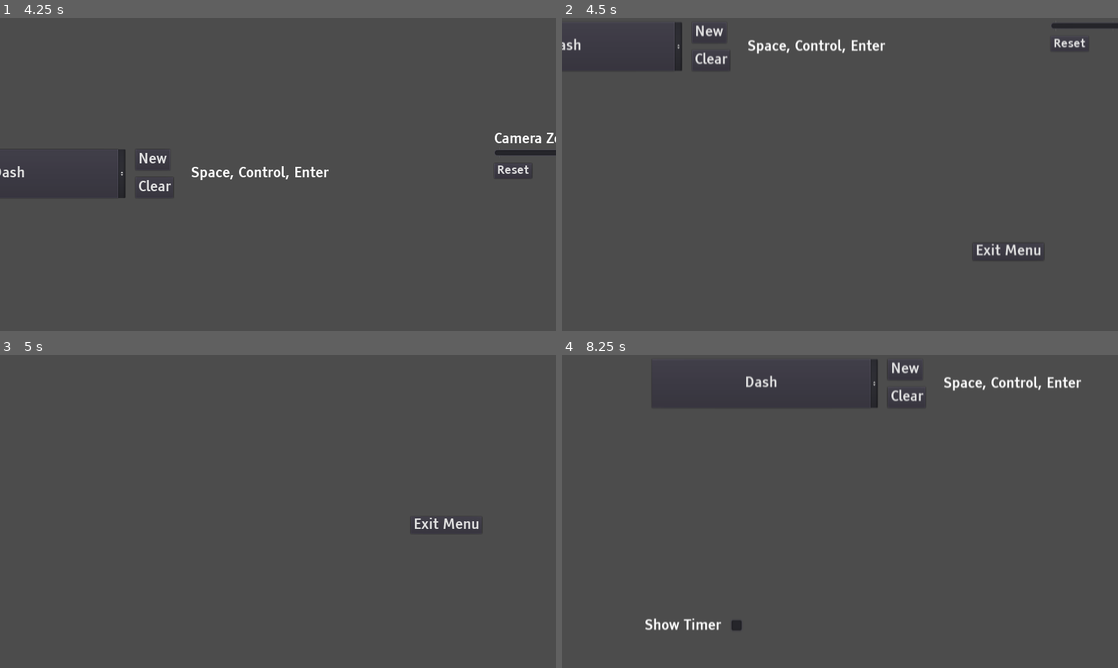
Above: before the commit, frames 1-4 (two rows, left to right).
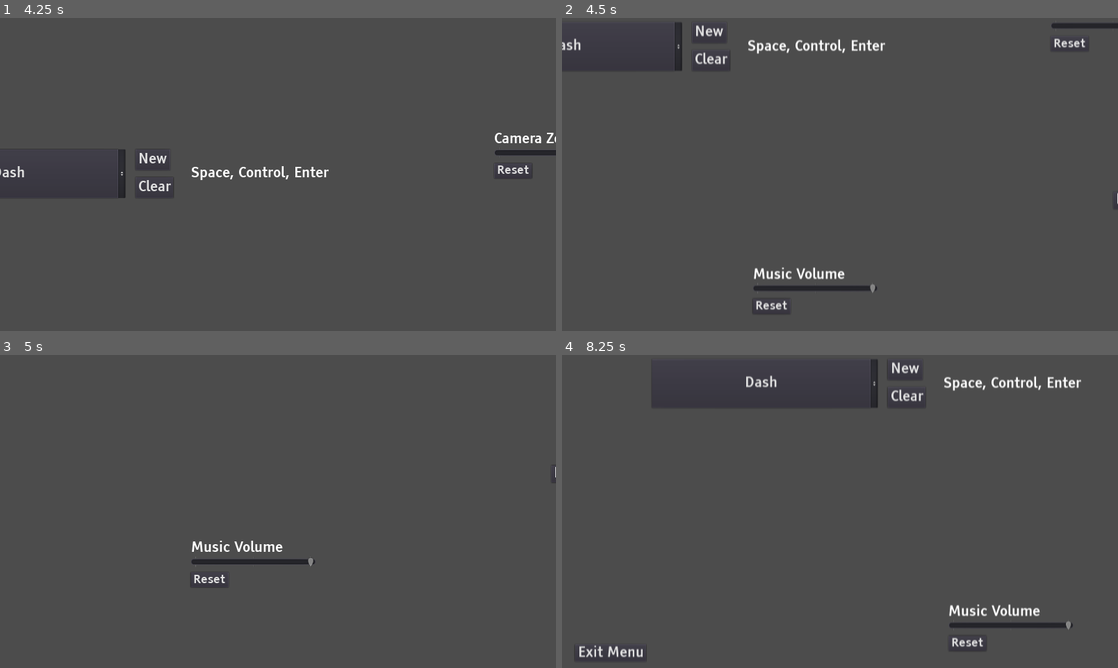
Above: after the commit, the same moments.

Repository: mOtHNOg/GWJ37---Inside-the-machine
Game: Godot game, scene res://scenes/World.tscn
Two runs of this game, one before a commit and one after it. Both use one fixed random seed, a clock stepped at 60 frames per second and the inputs below.
Inputs:
- Up to frame 1 (4.25 s): click "New" at 0.5 s; click "New" at 1.25 s; click "Dash" at 2 s; click "Clear" at 2.75 s; tap Enter at 3.5 s; hold D (Right) from 3.53 s (still down); tap Space (Dash) at 3.6 s
- Up to frame 2 (4.5 s): release D (Right) at 4.28 s; hold S (Down) from 4.28 s (still down); tap Space (Dash) at 4.35 s
- Up to frame 3 (5 s): keep holding S (Down)
- Up to frame 4 (8.25 s): release S (Down) at 5.03 s; hold D (Right) 5.03-5.78 s; tap Space (Dash) every 0.75 s from 5.1 to 8.1 s; hold W (Up) 5.78-6.53 s; hold A (Left) 6.53-8.03 s; hold S (Down) from 8.03 s (still down)

Frame 1 is identical in both runs. In frame 2, 1.0% of the frame differs, in the area x 34-100%, y 55-95%; in frame 3, 0.9%; in frame 4, 1.3%, in the area x 2-92%, y 79-97%.

Commit message:
blooom slider (also goodbye art)

Diff:
--- a/default_env.tres
+++ b/default_env.tres
@@ -12,10 +12,7 @@
 background_mode = 4
 background_sky = SubResource( 3 )
 glow_enabled = true
-glow_intensity = 3.02
-glow_strength = 0.98
-glow_bloom = 0.5
-adjustment_enabled = true
+glow_blend_mode = 0
 adjustment_contrast = 2.07
 adjustment_saturation = 0.55
 adjustment_color_correction = SubResource( 2 )
--- a/scenes/WinScreen.gd
+++ b/scenes/WinScreen.gd
@@ -11,6 +11,10 @@
 var restart_click_count: int = 0
 const MAX_RESTART_CLICK_COUNT = 10
 
+var bloom_on_finish = Settings.bloom_amount
+const UNBLOOM_SPEED = 1.0
+var env: Environment = load("res://default_env.tres")
+
 func _ready():
 	labels.time.text %= str(stepify(Global.time / 60, 0.1))
 	labels.interactions.text %= str(Global.interactions, " / ", Global.total_interactions)
@@ -20,6 +24,10 @@
 	else:
 		labels.score.text %= "0"
 
+	Settings.apply_bloom = false
+
+func _process(delta):
+	env.glow_bloom = lerp(env.glow_bloom, bloom_on_finish * 0.5, UNBLOOM_SPEED * delta)
 
 func _on_RestartButton_pressed():
 #	get_tree().change_scene("res://scenes/World.tscn")
--- a/scenes/WinScreen.tscn
+++ b/scenes/WinScreen.tscn
@@ -1,8 +1,9 @@
-[gd_scene load_steps=7 format=2]
+[gd_scene load_steps=8 format=2]
 
 [ext_resource path="res://assets/font/TiresiasInfofont-OVA33.ttf" type="DynamicFontData" id=1]
 [ext_resource path="res://assets/font/default_font.tres" type="DynamicFont" id=2]
 [ext_resource path="res://scenes/WinScreen.gd" type="Script" id=3]
+[ext_resource path="res://default_env.tres" type="Environment" id=4]
 
 [sub_resource type="DynamicFont" id=1]
 size = 56
@@ -96,5 +97,8 @@
 custom_fonts/font = ExtResource( 2 )
 text = "there is no restart button sorry :s"
 
+[node name="WorldEnvironment" type="WorldEnvironment" parent="."]
+environment = ExtResource( 4 )
+
 [connection signal="tree_entered" from="." to="." method="_on_WinScreen_tree_entered"]
 [connection signal="pressed" from="VBoxContainer/CenterContainer/Restart" to="." method="_on_RestartButton_pressed"]
--- a/scenes/World.tscn
+++ b/scenes/World.tscn
@@ -9,6 +9,7 @@
 [ext_resource path="res://scenes/ui/MyButton.tscn" type="PackedScene" id=7]
 [ext_resource path="res://assets/font/default_font_medium.tres" type="DynamicFont" id=8]
 [ext_resource path="res://assets/font/TiresiasInfofont-OVA33.ttf" type="DynamicFontData" id=9]
+[ext_resource path="res://default_env.tres" type="Environment" id=10]
 
 [sub_resource type="DynamicFont" id=1]
 size = 48
@@ -86,34 +87,45 @@
 setting = "cam_speed_multiplier"
 
 [node name="CamZoom" parent="Sliders" instance=ExtResource( 4 )]
-anchor_left = 34.85
-anchor_top = 20.2
-anchor_right = 35.0781
-anchor_bottom = 20.2944
+anchor_left = 42.95
+anchor_top = 17.25
+anchor_right = 43.1781
+anchor_bottom = 17.3444
 label_text = "Camera Zoom"
 setting = "cam_zoom_multiplier"
 custom_min_value = 0.1
 custom_max_value = 1.4
 
 [node name="SFXVolume" parent="Sliders" instance=ExtResource( 4 )]
-anchor_left = -10.8
-anchor_top = -10.45
-anchor_right = -10.5719
-anchor_bottom = -10.3556
+anchor_left = -6.35
+anchor_top = -11.35
+anchor_right = -6.12187
+anchor_bottom = -11.2556
 label_text = "SFX Volume"
 setting = "sfx_volume"
 custom_min_value = 0.0
 custom_max_value = 1.0
 
 [node name="MusicVolume" parent="Sliders" instance=ExtResource( 4 )]
-anchor_left = 5.6
-anchor_top = 22.4
-anchor_right = 5.82813
-anchor_bottom = 22.4944
+anchor_left = 0.7
+anchor_top = 23.9
+anchor_right = 0.92813
+anchor_bottom = 23.9944
 label_text = "Music Volume"
 setting = "music_volume"
 custom_min_value = 0.0
 custom_max_value = 1.0
+
+[node name="Bloom" parent="Sliders" instance=ExtResource( 4 )]
+anchor_left = 22.2
+anchor_top = 21.6
+anchor_right = 22.4281
+anchor_bottom = 21.6944
+label_text = "Bloom Amount"
+setting = "bloom_amount"
+custom_min_value = 0.0
+custom_max_value = 1.0
+default_value = 0.0
 
 [node name="Buttons" type="Control" parent="."]
 margin_right = 122.0
@@ -170,4 +182,7 @@
 "_edit_use_anchors_": false
 }
 
+[node name="WorldEnvironment" type="WorldEnvironment" parent="."]
+environment = ExtResource( 10 )
+
 [connection signal="tree_entered" from="." to="." method="_on_World_tree_entered"]
--- a/scenes/ui/MySlider.gd
+++ b/scenes/ui/MySlider.gd
@@ -6,9 +6,10 @@
 export var custom_min_value: float = 0.071
 export var custom_max_value: float = 0.071
 
-onready var default_value = slider.value
+export var default_value: float = 1
 
 func _ready():
+	slider.value = default_value
 	if custom_min_value != 0.071:
 		slider.min_value = custom_min_value
 	if custom_max_value != 0.071:
--- a/scripts/Settings.gd
+++ b/scripts/Settings.gd
@@ -17,6 +17,10 @@
 onready var music_bus: int = AudioServer.get_bus_index("music")
 var music_volume: float = 1
 
+var bloom_amount: float = 0
+var apply_bloom: bool = true # gets set to false in win screen
+var env: Environment = load("res://default_env.tres")
+
 func _process(_delta):
 	AudioServer.set_bus_volume_db(sfx_bus, ( 1 - sfx_volume ) * -60 )
 	AudioServer.set_bus_volume_db(music_bus, ( 1 - music_volume ) * -60 )
@@ -27,6 +31,9 @@
 
 			timer_label.visible = show_timer
 
+	if apply_bloom:
+		env.glow_bloom = bloom_amount
+
 func win() -> void:
 	Global.do_time = false
 	get_tree().change_scene("res://scenes/WinScreen.tscn")
Binary file removed: assets/art/backgrounds/backest ground.png
Not shown, removed: assets/art/backgrounds/backest ground.png.import
Binary file removed: assets/art/backgrounds/bits and bobs.png
Not shown, removed: assets/art/backgrounds/bits and bobs.png.import
Binary file removed: assets/art/backgrounds/sbits and sbobs.png
Not shown, removed: assets/art/backgrounds/sbits and sbobs.png.import
Not shown: 1 places in scenes/World.tscn that only renumber resources
Not shown, removed: assets/art/backgrounds/bits and bobs.kra
Not shown, removed: assets/art/backgrounds/bits and bobs.kra~
Not shown, removed: assets/art/backgrounds/bits and bobs.png~
